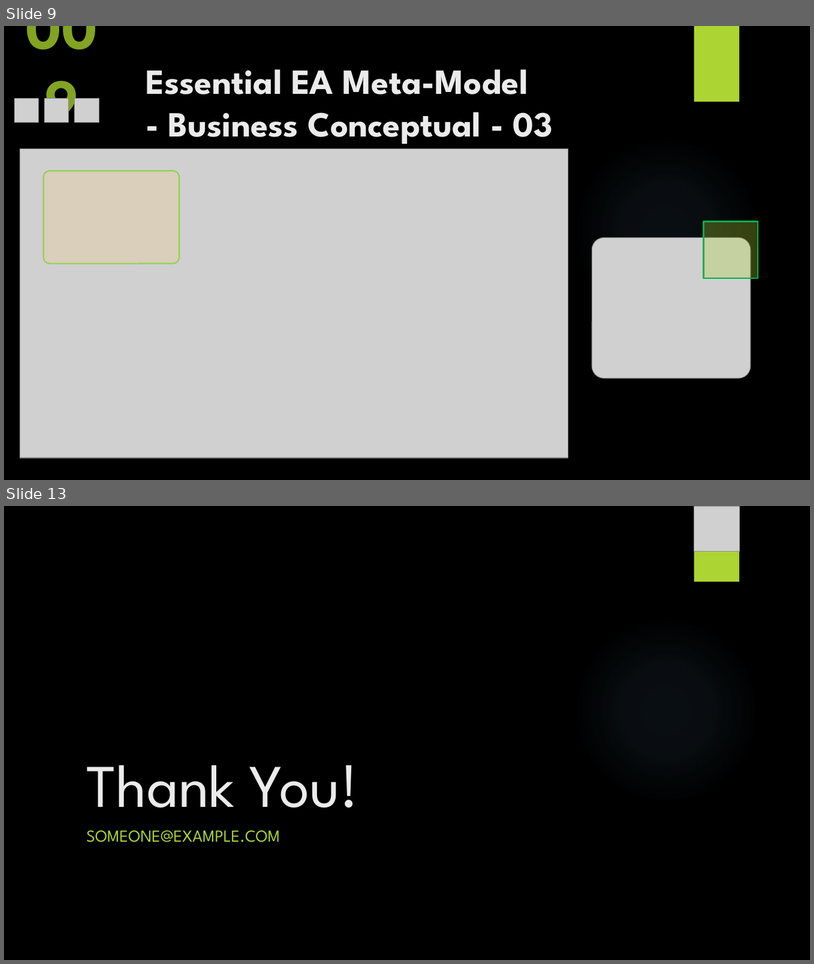
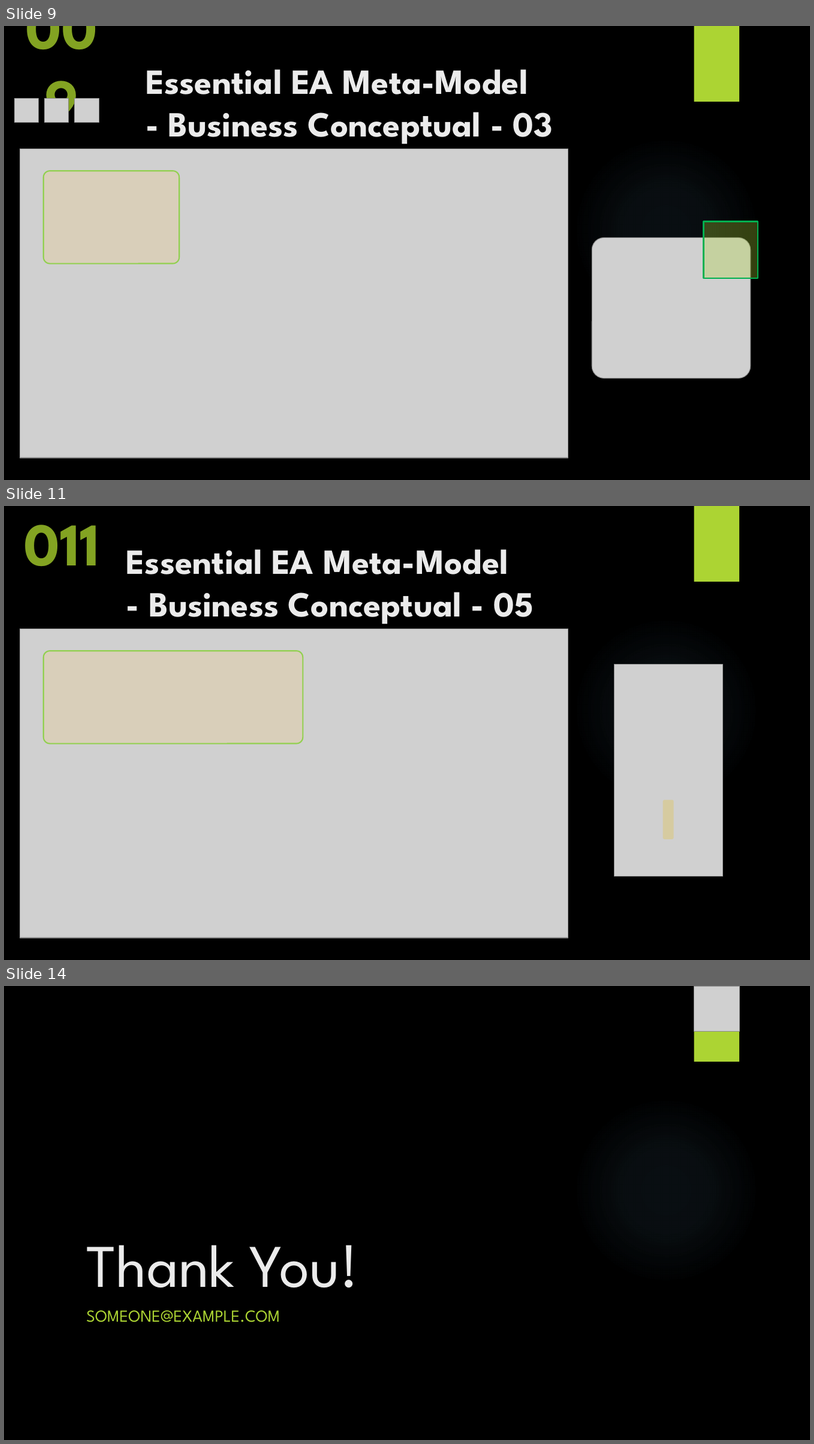
Before and after one commit to yasenstar/EA_MetaModel, a slide deck: Master_EAS_Meta-Model.pptx. Shown one above the other, each under a label of ours: slides 9 and 13 before the commit, slides 9, 11 and 14 after it; the slides between them are not shown. The pictures are 814x964 and 814x1444 pixels, drawn with LibreOffice and Linux fonts; fonts in the diff are those of the drawing; grey boxes stand for pictures; background and template pictures are left out. Boxes give left, top, right and bottom in pixels: in the first picture for what was removed or moved away, otherwise in the second. Text is boxed around its words. In the diff, an @@ line names an element or a change of style, - is before the commit and + after.

```diff
--- a/Master_EAS_Meta-Model.pptx
+++ b/Master_EAS_Meta-Model.pptx
@@ slide 11 added at (4,506,810,960), background picture (left out); not listed: 2 template elements that a slide beside it also shows @@
@@ text added at (24,525,100,566), 72 pt, text #83A322, bold @@
+011
@@ title added at (126,549,534,624), 42 pt, text #EBEBEB, bold @@
+Essential EA Meta-Model
+- Business Conceptual - 05
@@ picture added at (20,629,569,938) @@
@@ rounded rectangle added at (44,651,303,743), fill #FFCC66 at 20% opacity, outline #92D050 1.5 pt @@
@@ picture added at (615,664,723,876) @@
@@ rounded rectangle added at (663,799,674,839), fill #E6C133 at 30% opacity @@
@@ what was slide 13 is now slide 14 @@
```
Also in this commit, not shown: 3 slides changed, 4 other files.
